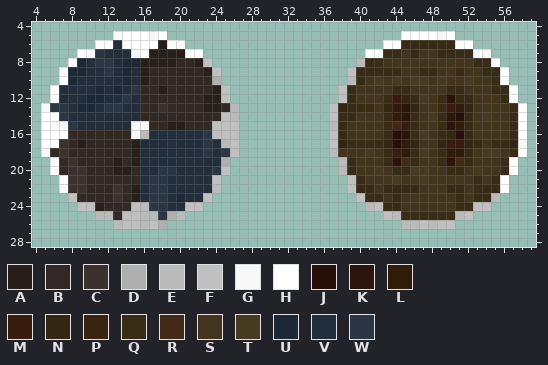
One commit to this pixel-art sprite: src/main/resources/assets/got/textures/shield/qohor.png. The first picture shows the starting point.
The file is 64x32 pixels. Colours within 5 levels of each other are drawn and written as one. Shown: x 4..59, y 4..28.
Palette (. is transparent): A #281f1b  B #322925  C #3b322e  D #afafaf  E #bababa  F #c0c0c0  G #f8f8f8  H #ffffff  J #27100a  K #2c160b  L #311c0b  M #371c0f  N #332714  P #392311  Q #392c17  R #422a17  S #42341d  T #473a22  U #1d2837  V #232e3d  W #2b3645
After:
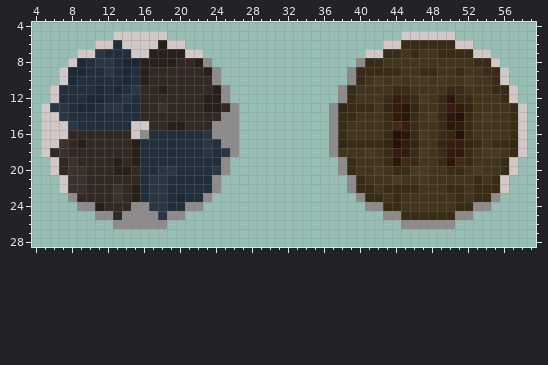
Change:
Colour F changes from #c0c0c0 to #8e8b8b.
Colour H changes from #ffffff to #d3c8c8.
The author changed colour D to colour F in row 10 at x 24; in row 19 at x 25; in row 25 at x 19; in row 26 at x 18.
The author changed colour E to colour F in row 8 at x 40; in row 10 at x 39; in rows 13 to 14 at x 26; in row 15 at x 37; in row 16 at x 16; in row 17 at x 25.
The author changed colour E to colour F in row 18 at x 37; in rows 19 to 20 at x 38; in row 22 at x 24; in row 23 at x 55; in row 24 at x 16 and 41; in row 25 at x 11 to 12, 16 to 17, 20, 44 and 51.
The author changed colour E to colour F in row 26 at x 13, 16, 45 to 46 and 48.
The author changed colour G to colour H in row 5 at x 13, 17 and 49; in row 6 at x 20; in row 7 at x 15 and 54; in row 9 at x 7; in row 13 at x 5; in row 15 at x 6 to 7 and 15 to 16.
The author changed colour G to colour H in row 16 at x 15; in row 17 at x 58; in row 18 at x 5; in row 19 at x 6; in row 22 at x 7.
